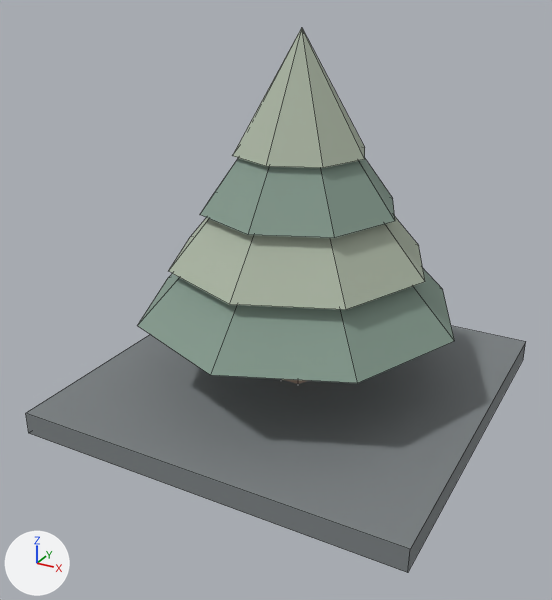
The OBJ model Unity/Assets/Eldoria/ExperimentalAshenCitadel/Meshes/Ashen_Pine.obj as it was, and as the next commit left it.
Both versions are drawn from a camera (50 mm lens) standing at (3.98, -7.81, 5.08) and looking at (-0.08, -0.44, 1.39). Every picture has the same lights, and +X, +Y and +Z are marked at lower left. The older version comes first. Mesh edges are drawn as thin lines. Where no turn or scale is listed for an object, it has been applied to the vertices. Vertices at exactly the same position are counted once.

Objects in the first picture: 'Ashen_Pine'.
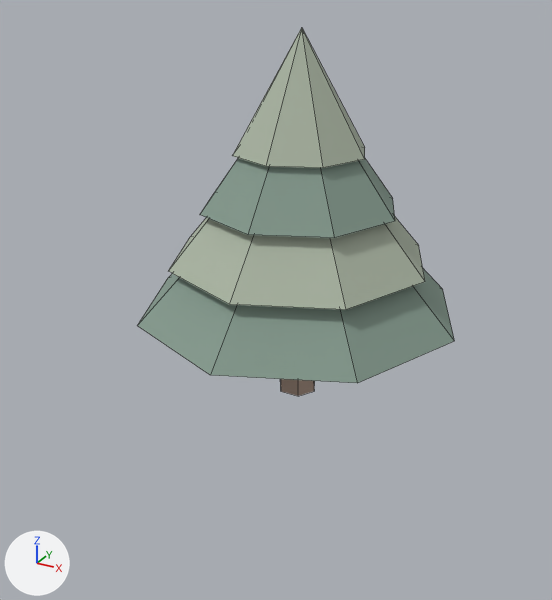
Where the change shows, as pixel boxes (x1, y1, x2, y2) in the pictures (552 x 600 px):
'Ashen_Pine', reshaped (37% narrower, 32% shorter): before (26, 28, 526, 573); after (138, 28, 454, 396)
part 1 of me_ashen_pine, deleted: before (26, 326, 526, 573)

What changed in the scene script:
```text
Change me_ashen_pine:
    used by ob_ashen_pine; location = (0.0, 0.0, 0.0)
    remove me_ashen_pine.from_pydata(...)  # 56 vertices, 46 faces; spans x -2.4..2.4, y -2.4..2.4, z -0.1..4.45
    remove me_ashen_pine.materials.append(mat_basalt)  # grey #7c8183
    add me_ashen_pine.from_pydata(...)  # 48 vertices, 40 faces; spans x -2.0..2.0, y -2.0..2.0, z 0.0..4.45
    me_ashen_pine part 1: the loose piece of 8 vertices spanning x -2.4..2.4, y -2.4..2.4, z -0.1..0.18 is deleted
```
